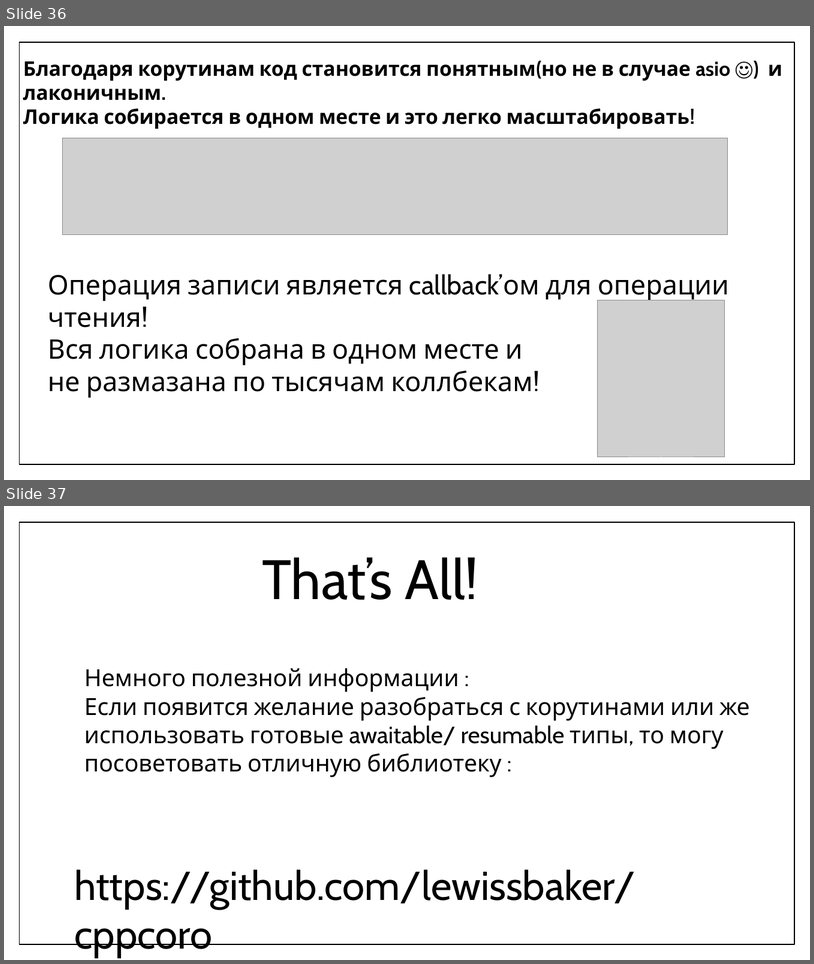
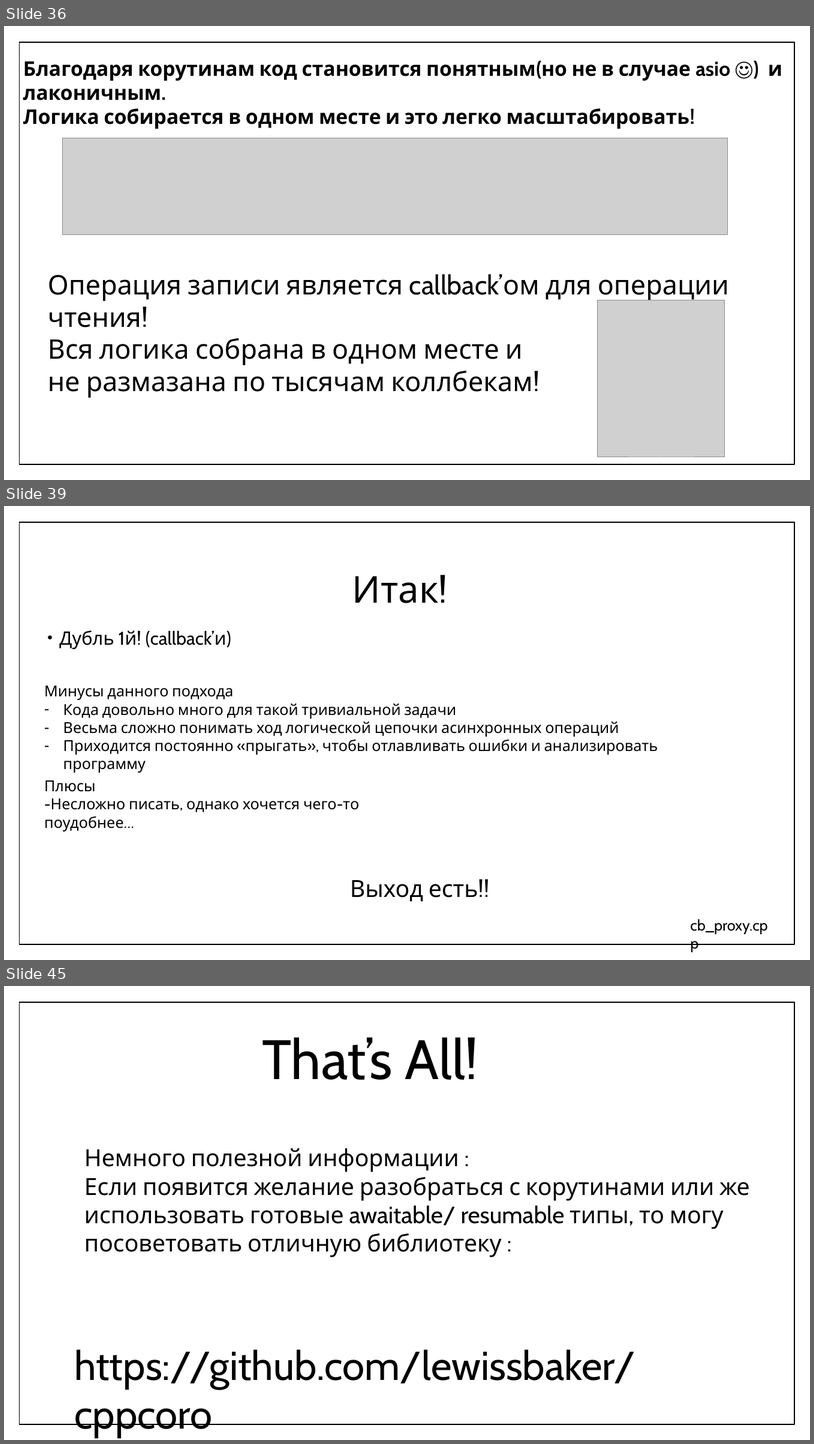
Before and after one commit to f0rmul/presentations, a slide deck: coro_present/coro.pptx. Shown one above the other, each under a label of ours: slides 36 and 37 before the commit, slides 36, 39 and 45 after it; the slides between them are not shown. The pictures are 814x964 and 814x1444 pixels, drawn with LibreOffice and Linux fonts; fonts in the diff are those of the drawing; grey boxes stand for pictures. Boxes give left, top, right and bottom in pixels: in the first picture for what was removed or moved away, otherwise in the second. Text is boxed around its words. In the diff, an @@ line names an element or a change of style, - is before the commit and + after.

```diff
--- a/coro_present/coro.pptx
+++ b/coro_present/coro.pptx
@@ slide 39 added at <box>4,506,810,960</box>, background #FFFFFF; not listed: 1 template element that a slide beside it also shows @@
@@ title added at <box>353,576,439,603</box>, 44 pt, text #000000 @@
+Итак!
@@ text added at <box>59,630,227,649</box>, 22 pt, text #000000 @@
+• Дубль 1й! (callback’и)
@@ text added at <box>44,685,659,754</box>, 18 pt, text #000000 @@
+Минусы данного подхода
+– Кода довольно много для такой тривиальной задачи
+– Весьма сложно понимать ход логической цепочки асинхронных операций
+– Приходится постоянно «прыгать», чтобы отлавливать ошибки и анализировать программу
@@ text added at <box>44,780,359,831</box>, 18 pt, text #000000 @@
+Плюсы
+-Несложно писать, однако хочется чего-то поудобнее…
@@ text added at <box>350,880,479,901</box>, 28 pt, text #000000 @@
+Выход есть!!
@@ text added at <box>690,919,768,934</box>, 18 pt, text #000000 @@
+cb_proxy.cpp
@@ what was slide 37 is now slide 45 @@
```
Also in this commit, not shown: 7 other slides added, 2 other files.
